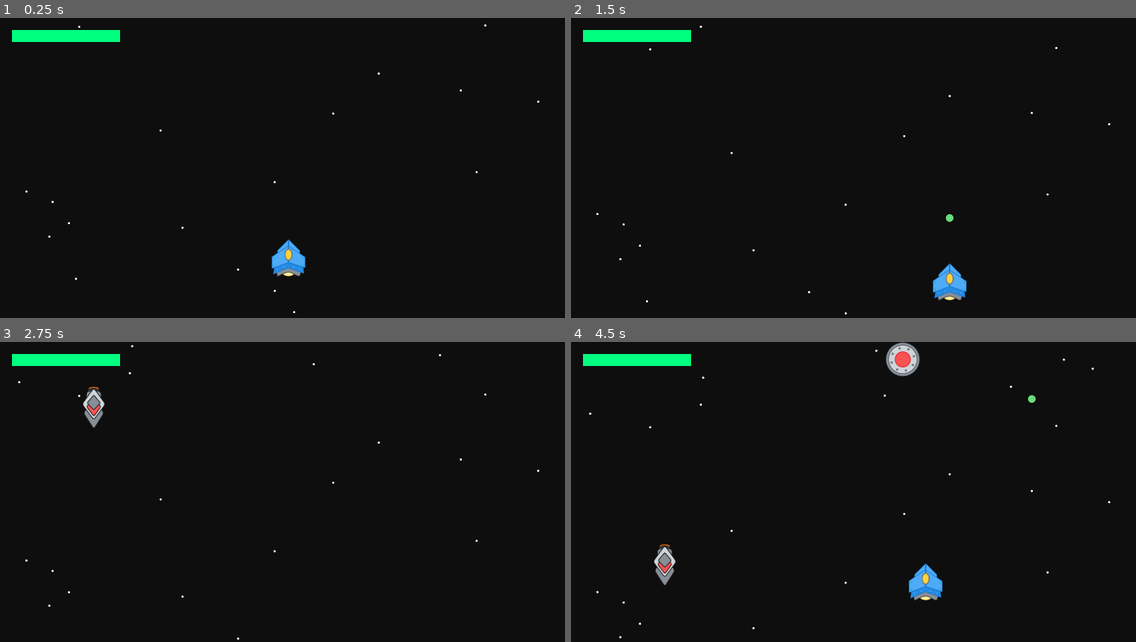
Above: before the commit, frames 1-4 (two rows, left to right).
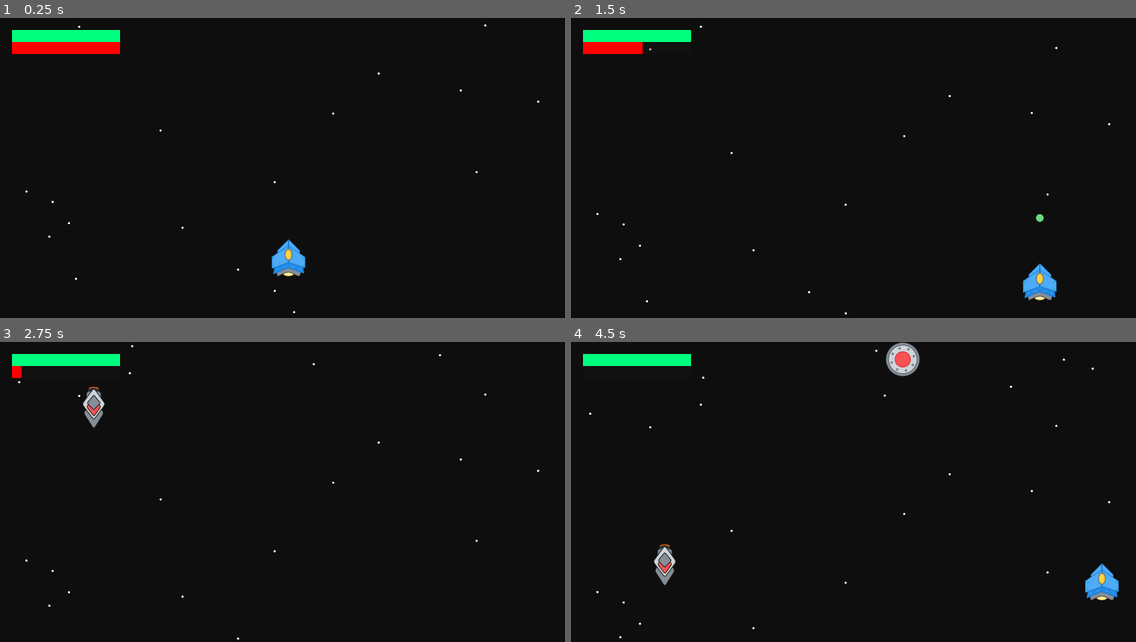
Above: after the commit, the same moments.

Repository: mromphf/nuke-ufos
Game: Godot game, scene res://scenes/main.tscn
Same seed, same stepped clock (60 frames per second), same inputs: the game is played once before the commit and once after it. Sound files missing from this copy of the repository are replaced by a short silence.
Inputs:
- Up to frame 1 (0.25 s): no input
- Up to frame 2 (1.5 s): hold D (move_right) 0.53-1.28 s; hold Shift (speed, bound only after the commit) 0.53-1.28 s; hold S (move_down) from 1.28 s (still down); tap Space (fire) at 1.35 s
- Up to frame 3 (2.75 s): tap Shift (speed, bound only after the commit) at 1.55 s; release S (move_down) at 2.03 s; hold D (move_right) from 2.03 s (still down); hold Shift (speed, bound only after the commit) from 2.03 s (still down)
- Up to frame 4 (4.5 s): release D (move_right) at 2.78 s; release Shift (speed, bound only after the commit) at 2.78 s; hold W (move_up) 2.78-3.53 s; tap Shift (speed, bound only after the commit) at 2.85, 4.35 s; hold Shift (speed, bound only after the commit) 3.53-4.28 s; hold Left (move_left) from 3.53 s (still down); tap Space (fire) at 3.6 s

The runs differ from the first frame. In frame 1, 0.8% of the frame differs, in the area x 2-22%, y 8-12%; in frame 2, 1.6%, in the area x 2-86%, y 8-95%; in frame 3, less than 0.1%; in frame 4, 1.1%.

Commit message:
Burnable fuel tank for speed.

Diff:
--- a/project.godot
+++ b/project.godot
@@ -55,6 +55,11 @@
 "events": [Object(InputEventKey,"resource_local_to_scene":false,"resource_name":"","device":-1,"window_id":0,"alt_pressed":false,"shift_pressed":false,"ctrl_pressed":false,"meta_pressed":false,"pressed":false,"keycode":32,"physical_keycode":32,"key_label":32,"unicode":32,"echo":false,"script":null)
 ]
 }
+speed={
+"deadzone": 0.5,
+"events": [Object(InputEventKey,"resource_local_to_scene":false,"resource_name":"","device":-1,"window_id":0,"alt_pressed":false,"shift_pressed":false,"ctrl_pressed":false,"meta_pressed":false,"pressed":false,"keycode":0,"physical_keycode":4194325,"key_label":0,"unicode":0,"echo":false,"script":null)
+]
+}
 
 [layer_names]
 
--- a/scenes/hud.tscn
+++ b/scenes/hud.tscn
@@ -7,6 +7,12 @@
 [sub_resource type="StyleBoxTexture" id="StyleBoxTexture_55lrj"]
 texture = SubResource("CanvasTexture_8k0nm")
 modulate_color = Color(0, 1, 0.498039, 1)
+
+[sub_resource type="CanvasTexture" id="CanvasTexture_vfq85"]
+
+[sub_resource type="StyleBoxTexture" id="StyleBoxTexture_ny7yq"]
+texture = SubResource("CanvasTexture_vfq85")
+modulate_color = Color(1, 0, 0, 1)
 
 [node name="hud" type="Control"]
 layout_mode = 3
@@ -22,3 +28,13 @@
 theme_override_styles/fill = SubResource("StyleBoxTexture_55lrj")
 value = 100.0
 show_percentage = false
+
+[node name="Fuel" type="ProgressBar" parent="."]
+layout_mode = 0
+offset_left = 40.0
+offset_top = 80.0
+offset_right = 400.0
+offset_bottom = 120.0
+theme_override_styles/fill = SubResource("StyleBoxTexture_ny7yq")
+value = 100.0
+show_percentage = false
--- a/scenes/main.tscn
+++ b/scenes/main.tscn
@@ -20,5 +20,6 @@
 
 [node name="hud" parent="Hud" instance=ExtResource("4_phi1w")]
 
+[connection signal="burn" from="Game/Player" to="Hud/hud" method="on_burn_fuel"]
 [connection signal="hit" from="Game/Player" to="Hud/hud" method="on_player_hit"]
 [connection signal="player_dead" from="Hud/hud" to="Game/Player" method="on_death"]
--- a/scripts/hud.gd
+++ b/scripts/hud.gd
@@ -4,6 +4,11 @@
 signal player_dead
 
 @onready var hp = $ProgressBar
+@onready var fuel = $Fuel
+
+
+func on_burn_fuel():
+	fuel.value -= 1
 
 
 func on_player_hit():
--- a/scripts/player.gd
+++ b/scripts/player.gd
@@ -1,10 +1,12 @@
 extends Area2D
 
 signal hit
+signal burn
 
 @export var laser: PackedScene
 var _SPEED = 400
 var ammo = 3
+var fuel = 100
 
 func ammo_up():
 	ammo = min(3, ammo + 1)
@@ -24,6 +26,14 @@
 		Soundboard.play($Laser)
 
 
+func _speed():
+	if Input.is_action_pressed(&"speed") and fuel > 0:
+		fuel -= 1
+		emit_signal(&"burn")
+		return _SPEED * 2
+	return _SPEED
+
+
 func _process(delta):
 	var velocity = Vector2.ZERO
 
@@ -37,9 +47,10 @@
 		velocity.x += 1
 
 	if velocity.length() > 0:
-		velocity = velocity.normalized() * _SPEED
+		velocity = velocity.normalized() * _speed()
 
 	position += velocity * delta
 
+
 func _on_collide(_body):
 	emit_signal(&"hit")
Not shown: 1 places in scenes/hud.tscn that only renumber resources
